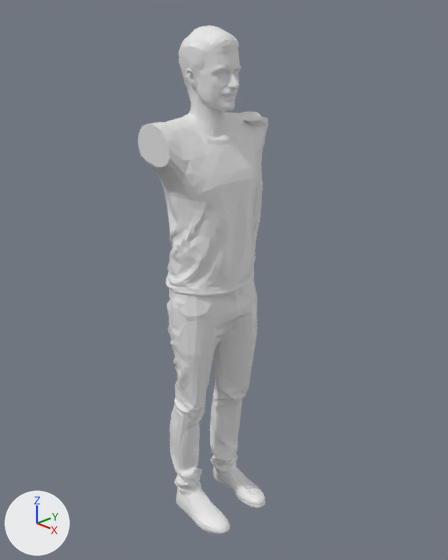
The Blender file Blender_Files/person/person5.blend, before and after one commit.
One viewpoint serves both versions: a camera (50 mm lens) standing at (1.568, -1.45, 1.862) and looking at (0.142, -0.06, 1.054). Lighting does not change. The marker at lower left points along +X, +Y and +Z.

The first picture shows 'person'.
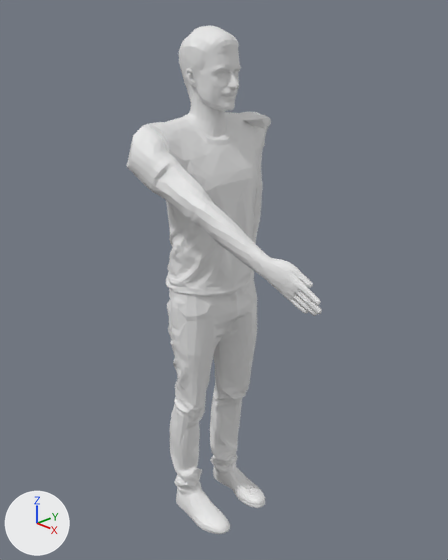
Commit message: person edits

Boxes (x1, y1, x2, y2) around the edits, measured in the pictures (448 x 560 px):
```json
{"object": "person", "change": "reshaped", "before": [138, 26, 268, 534], "after": [127, 26, 322, 534], "on screen": "50% wider"}
{"part": 1, "of": "me_person", "change": "built on", "before": [138, 113, 268, 183], "after": [127, 56, 322, 316]}
```

Edits to the scene script, one JSON object a line:
```json
{"block": "me_person", "where": "# used by ob_person; location = (0.0, 0.0, 0.0); scale = (0.01, 0.01, 0.01)"}
{"op": "remove", "block": "me_person", "code": "me_person.from_pydata(...)  # 8041 vertices, 14353 faces; spans x -13.0..21.0, y -22.0..29.0, z 0.0..187.0"}
{"op": "add", "block": "me_person", "code": "me_person.from_pydata(...)  # 9595 vertices, 18770 faces; spans x -13.0..66.0, y -30.0..29.0, z 0.0..187.0"}
{"block": "me_person", "change": "me_person part 1: 7 vertices moved from x -5.0..5.0, y -19.0..26.0, z 143.0..157.0 to x -3.0..6.0, y -18.0..26.0, z 142.0..157.0; 37 vertices removed from x -9.0..7.0, y -22.0..26.0, z 143.0..157.0; 1591 vertices added at x -11.0..66.0, y -30.0..27.0, z 112.0..179.0"}
```
